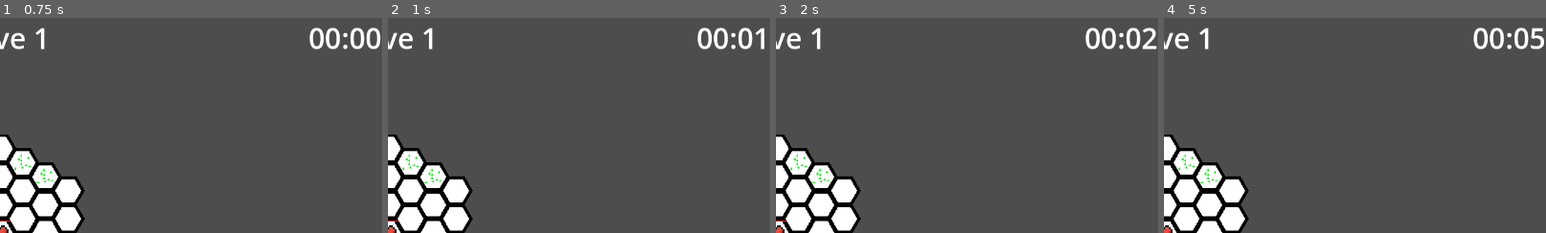
Above: before the commit, frames 1-4 (left to right).
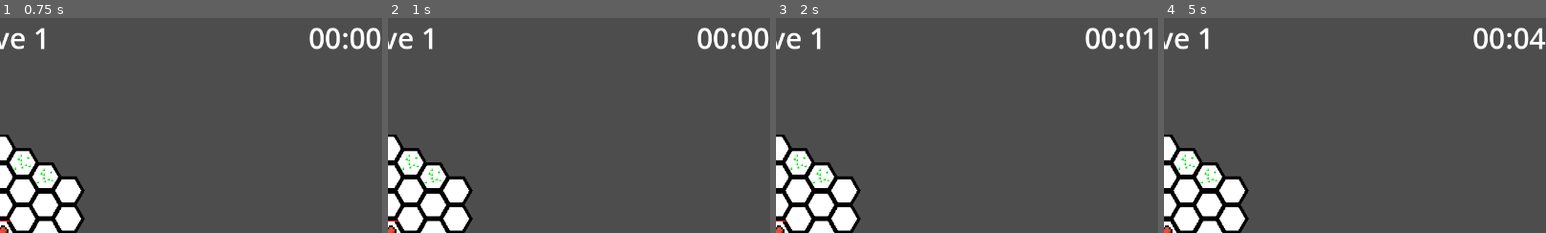
Above: after the commit, the same moments.

Repository: KieranGliver/SpacePowerDefenseGame
Game: Godot game, scene res://Scenes/GameScenes/main.tscn
The game is run twice, just before and just after one commit, with the same random seed, the same clock (stepped at 60 frames per second) and the same inputs.
Inputs (mouse positions are % of the whole screen's width and height, from its top left):
- Up to frame 1 (0.75 s): click "Start" at 0.5 s
- Up to frame 2 (1 s): no input
- Up to frame 3 (2 s): click (9, 90) at 1.25 s
- Up to frame 4 (5 s): click (19, 90) at 2 s; click (29, 90) at 2.75 s; click (40, 90) at 3.5 s; click (50, 90) at 4.25 s
The pictures show only the part of the screen within x 50-100%, y 0-50%; the shares and areas given below are measured in that part.

Frame 1 is identical in both runs. In frame 2, 0.3% of the frame differs, in the area x 96-100%, y 4-15%; in frame 3, 0.2%; in frame 4, 0.3%.

Commit message:
Added regen to health on buildings

Diff:
--- a/Scenes/GameScenes/main.tscn
+++ b/Scenes/GameScenes/main.tscn
@@ -61,7 +61,6 @@
 script = ExtResource("6_cs0kq")
 
 [node name="Timer" type="Timer" parent="CanvasLayer/UI/TimeDisplay"]
-autostart = true
 
 [node name="WaveLabel" type="Label" parent="CanvasLayer/UI"]
 layout_mode = 1
--- a/Scripts/Buildings/building.gd
+++ b/Scripts/Buildings/building.gd
@@ -6,13 +6,14 @@
 
 @export var tag : String = "Invalid"
 @export var level: int = 0
-@export var hp : int = 10
-@export var max_hp : int = 10
-@export var max_shield: int = 0
-@export var shield: int = 0
+@export var hp : float = 10
+@export var max_hp : float = 10
+@export var max_shield: float = 0
+@export var shield: float = 0
 @export var max_charge : float = 0
 @export var charge_rate : float = 0
 @export var mine_rate: float = 0
+@export var regen_rate: float = 0.1
 @export var tile_pos : Vector2 = Vector2.ZERO
 
 @onready var gm = get_tree().get_first_node_in_group("game_manager")
@@ -46,6 +47,9 @@
 	if (mine_rate > 0 and paid):
 		if gm.consume_resource(self, mine_rate*delta):
 			gm.add_resource(mine_rate*delta)
+	if (hp < max_hp) and gm.consume_system_charge(self, regen_rate*delta):
+		print("regen")
+		update_health(regen_rate*delta)
 
 func _on_hurt_box_hurt(damage, _direction, _knockback):
 	damage(damage)
--- a/Scripts/Enemy/wave_spawner.gd
+++ b/Scripts/Enemy/wave_spawner.gd
@@ -48,7 +48,7 @@
 					enemy_spawn.global_position = get_random_position()
 					add_child(enemy_spawn)
 					counter += 1
-	if time >= time_end and get_tree().get_nodes_in_group("enemy").size() <= 0:
+	if time >= time_end:
 		timer.stop()
 		emit_signal("wave_done")
 
--- a/Scripts/Managers/game_manager.gd
+++ b/Scripts/Managers/game_manager.gd
@@ -207,6 +207,7 @@
 func _on_start_button_pressed():
 	um.update_visiblity(false, um.ui_atlas[um.ui_id.START])
 	wave_spawner.start_wave(Data.wave_number)
+	$"../CanvasLayer/UI/TimeDisplay/Timer".start()
 
 func _on_wave_spawner_wave_done():
 	increment_wave()
@@ -217,7 +218,8 @@
 	if Data.wave_number > Data.wave_data.size():
 		um.update_visiblity(true, um.ui_atlas[um.ui_id.WIN])
 	else:
-		um.update_visiblity(true, um.ui_atlas[um.ui_id.START])
+		#um.update_visiblity(true, um.ui_atlas[um.ui_id.START])
+		wave_spawner.start_wave(Data.wave_number)
 
 func consume_resource(building: Building, amount: float):
 	var tile_pos = building.tile_pos
--- a/Scripts/Utility/data.gd
+++ b/Scripts/Utility/data.gd
@@ -117,7 +117,7 @@
 		{ # level 1
 			"health": 10,
 			"max_charge": 0,
-			"charge_rate": -2,
+			"charge_rate": -5,
 			"mine_rate": 1
 		},
 		{ # level 2
@@ -335,7 +335,7 @@
 			"time_start": 0,
 			"time_end": 60,
 			"enemy": BASIC_ENEMY,
-			"enemy_num": 10,
+			"enemy_num": 1,
 			"enemy_spawn_delay": 5
 		}
 	],
